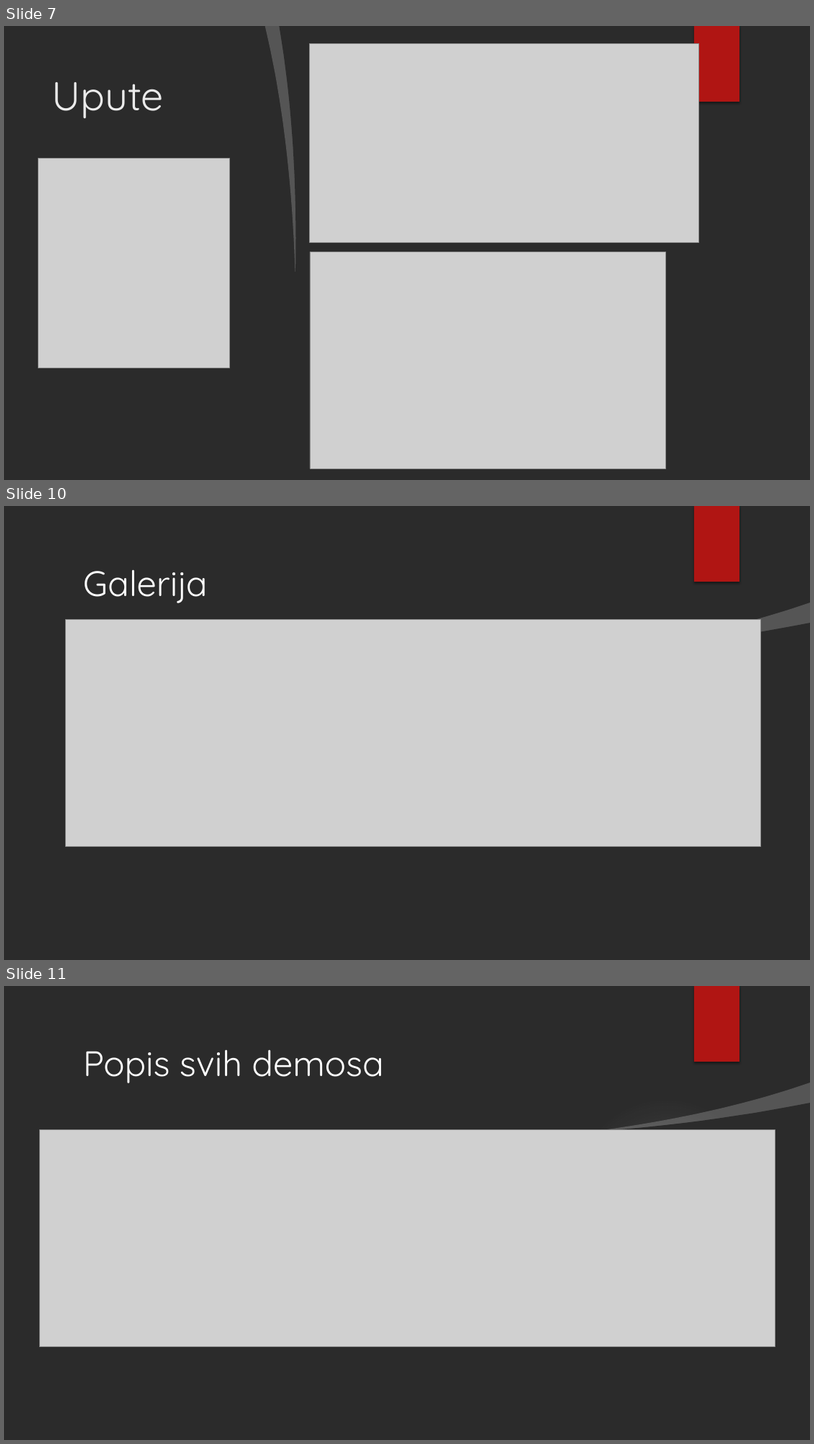
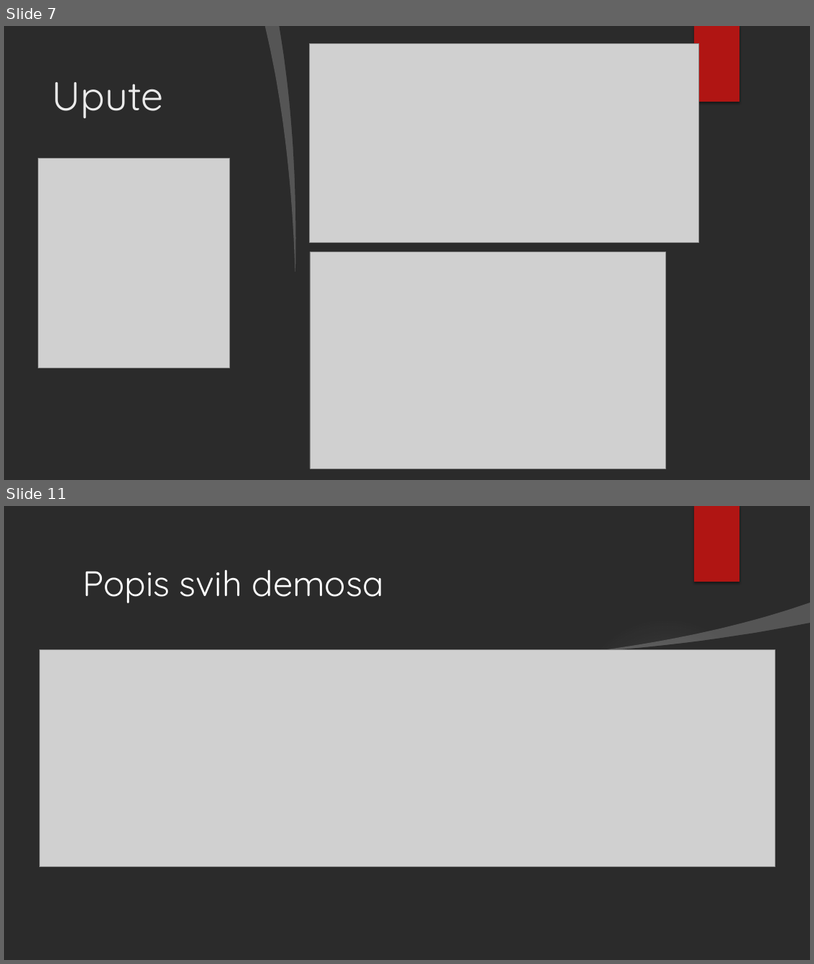
Before and after one commit to NikolaKasnar/Aplikacija-za-demose, a slide deck: Aplikacija za organizaciju demosa za računarske praktikume te.pptx. Shown one above the other, each under a label of ours: slides 7, 10 and 11 before the commit, slides 7 and 11 after it; the slides between them are not shown. The pictures are 814x1444 and 814x964 pixels, drawn with LibreOffice and Linux fonts; fonts in the diff are those of the drawing; grey boxes stand for pictures; background and template pictures are left out; a plain dark background stands for a picture behind light text. Boxes give left, top, right and bottom in pixels: in the first picture for what was removed or moved away, otherwise in the second. Text is boxed around its words. In the diff, an @@ line names an element or a change of style, - is before the commit and + after.

```diff
--- a/Aplikacija za organizaciju demosa za računarske praktikume te.pptx
+++ b/Aplikacija za organizaciju demosa za računarske praktikume te.pptx
@@ slide 10 removed at (x1=4, y1=506, x2=810, y2=960), background picture (left out); not listed: 1 template element that a slide beside it also shows @@
@@ rectangle removed at (x1=694, y1=506, x2=740, y2=582) @@
@@ title removed at (x1=83, y1=569, x2=208, y2=603) @@
-Galerija
@@ freeform shape removed at (x1=581, y1=602, x2=810, y2=657) @@
@@ freeform shape removed at (x1=4, y1=623, x2=810, y2=960) @@
@@ picture removed at (x1=66, y1=619, x2=761, y2=847) @@
```
Also in this commit, not shown: 1 slide changed, 4 slides added, 2 other slides removed.
